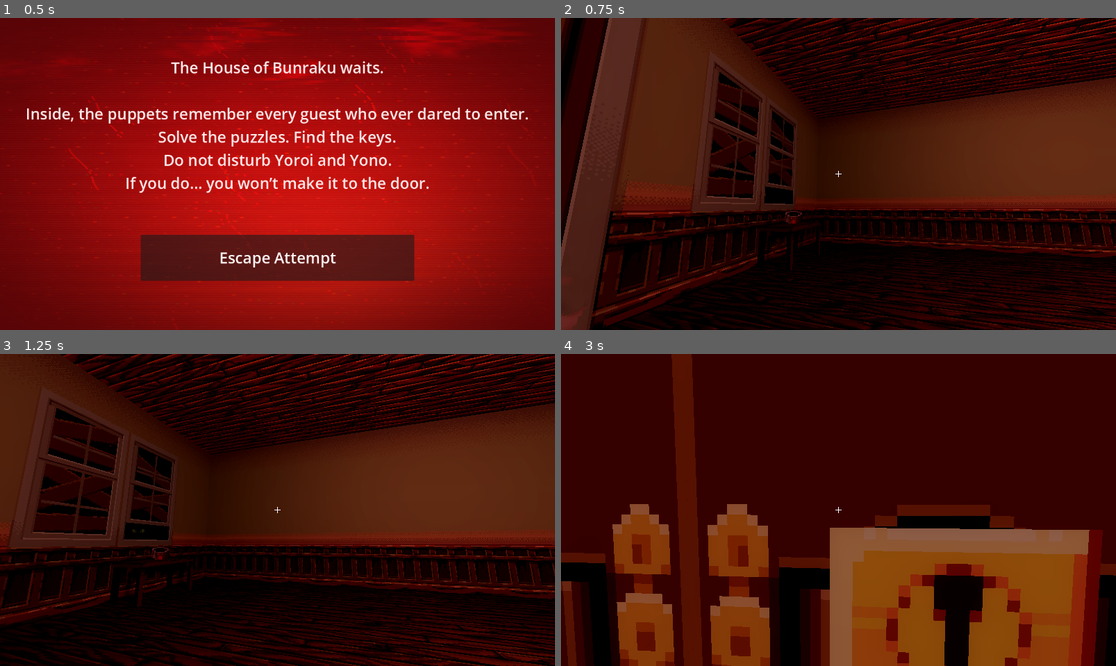
Above: before the commit, frames 1-4 (two rows, left to right).
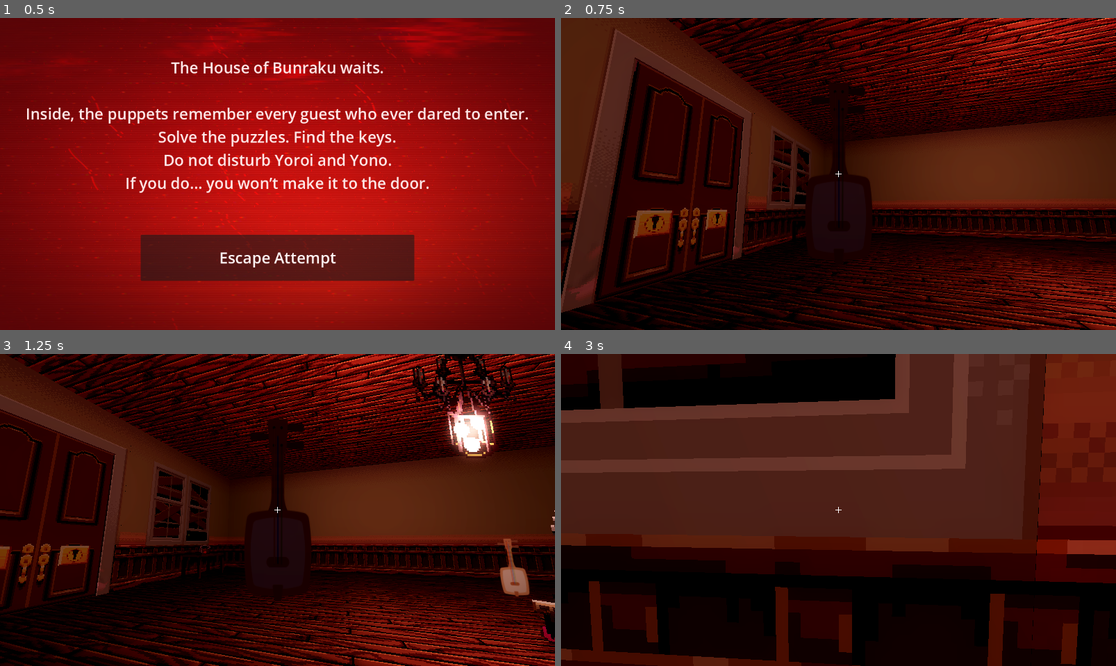
Above: after the commit, the same moments.

Repository: RianShinozaki/MansionOfBunraku
Game: Godot game, scene res://Maps/Menu/StartScreen.tscn
The game is run twice, just before and just after one commit, with the same random seed, the same clock (stepped at 60 frames per second) and the same inputs. Sound files missing from this copy of the repository are replaced by a short silence.
Inputs (mouse positions are in pixels of both pictures, inside the frame that each line leads up to):
- Up to frame 1 (0.5 s): no input
- Up to frame 2 (0.75 s): tap Enter at 0.5 s; move the mouse to (960, 158) at 0.52 s; hold D (Right) from 0.53 s (still down); tap E at 0.6 s; click (960, 158) at 0.67 s
- Up to frame 3 (1.25 s): keep holding D (Right)
- Up to frame 4 (3 s): move the mouse to (810, 510) at 1.27 s; release D (Right) at 1.28 s; hold W (Forward) from 1.28 s (still down); tap E at 1.35, 2.3 s; move the mouse to (849, 503) at 2.02 s; tap Q at 2.1 s; move the mouse to (832, 516) at 2.77 s; tap 1 at 2.85 s; click (832, 516) at 2.92 s

Frame 1 is identical in both runs. In frame 2, 52% of the frame differs, in the area x 0-100%, y 0-100%; in frame 3, 53%; in frame 4, 87%.

Commit message:
shamisen toggle

Diff:
--- a/Objects/Entities/player.tscn
+++ b/Objects/Entities/player.tscn
@@ -8,6 +8,7 @@
 [ext_resource type="AudioStream" uid="uid://cxbieecwvtbxo" path="res://Audio/string-one.mp3" id="6_hdqis"]
 [ext_resource type="AudioStream" uid="uid://den8c5s3qior8" path="res://Audio/string-two.mp3" id="7_vhsen"]
 [ext_resource type="AudioStream" uid="uid://5jdqbii4w0ax" path="res://Audio/string-three.mp3" id="8_yq6kl"]
+[ext_resource type="PackedScene" uid="uid://dg0dhfew8xe8g" path="res://Objects/Items/shamisen.tscn" id="9_vhsen"]
 
 [sub_resource type="CapsuleShape3D" id="CapsuleShape3D_8edix"]
 radius = 0.15
@@ -37,6 +38,8 @@
 [node name="RayCast3D" type="RayCast3D" parent="Camera3D"]
 target_position = Vector3(0, 0, 1)
 collision_mask = 4
+
+[node name="Shamisen" parent="Camera3D" instance=ExtResource("9_vhsen")]
 
 [node name="CanvasLayer" type="CanvasLayer" parent="."]
 
--- a/Scripts/Entities/Player/player.gd
+++ b/Scripts/Entities/Player/player.gd
@@ -25,6 +25,7 @@
 var walk_sample_pos: float = 0
 var active: bool = true
 var holding_shamisen: bool = false
+var toggle_shamisen: bool = false
 
 static var instance: Player
 
@@ -48,6 +49,10 @@
 		if collider and (collider.is_in_group("Interactable") or collider.is_in_group("Item")):
 			$CanvasLayer/TextureRect.texture = circleUI
 
+	# Adjust Shamisen Position
+	if (toggle_shamisen):
+		$Camera3D/Shamisen.global_transform.origin = $Camera3D.global_transform.origin + $Camera3D.global_transform.basis * Vector3.FORWARD * interaction_range
+
 func _unhandled_input(event: InputEvent) -> void:
 	if not active: return
 
@@ -68,11 +73,13 @@
 
 		# Toggle Shamisen Visibility
 		if event.pressed and event.keycode == KEY_E:
-			holding_shamisen = true
-			# ADD IN SHAMISEN TOGGLE + ITEM VISIBILITY
+			toggle_shamisen = not toggle_shamisen
+			$Camera3D/Shamisen.visible = toggle_shamisen
+			if held_object:
+				held_object.visible = not toggle_shamisen
 
 		# Play Shamisen string audio
-		if holding_shamisen:
+		if toggle_shamisen:
 			if event.pressed and event.keycode == KEY_1:
 				$"string-one".play()
 			if event.pressed and event.keycode == KEY_2:
@@ -123,7 +130,7 @@
 
 func interact_object(object: Node3D):
 	#Check if the object can be interacted with, and then interact
-	if object.can_interact():
+	if object.can_interact() and not toggle_shamisen:
 		object.on_interact()
 
 func drop_held_object():
Not shown: 1 places in Objects/Entities/player.tscn that only renumber resources
